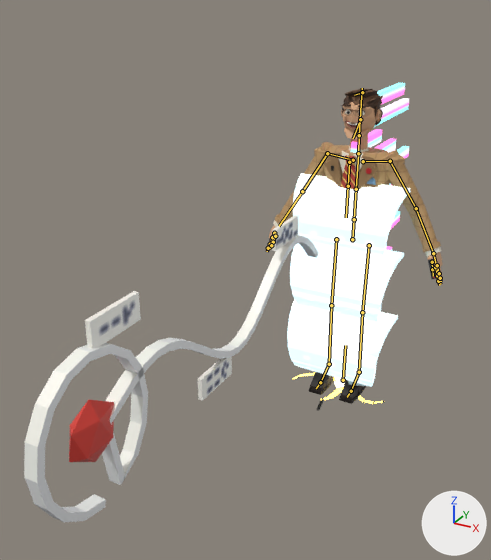
What one commit did to the Blender file art/dale.blend.
Before and after are seen from a 50 mm lens placed at (1.29, -3.68, 2.41), pointed at (-0.23, -0.92, 1.03). The axes (+X, +Y, +Z) are drawn at lower right. The lights are the same throughout. The picture after the commit comes second. The bones that change, and the others that lie on the model, are drawn over the model as lines.

In view in the first picture: 'dale_body', 'fx_cold_front', 'fx_isobar_lasso', 'fx_tape_skip' and 2 more.
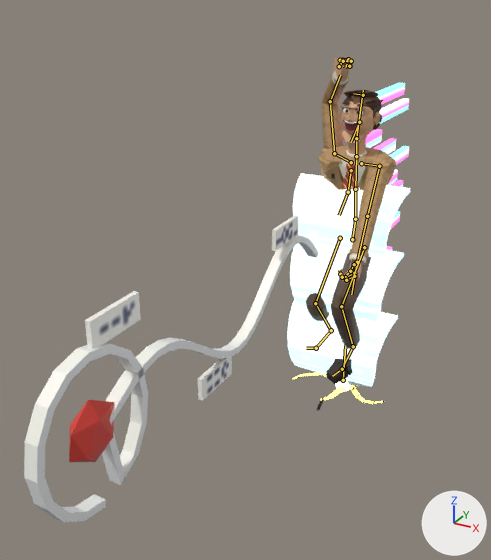
The newer file adds an action. The first version stands in its rest pose; the second is drawn at frame 13 of the action 'Downpour'.

The change in detail:
Bone 'hips' (bone_hips) turns from (0, 0, 0) to (-5, -25, 0) degrees about its own x, y and z.
Bone 'spine' (bone_spine) turns from (0, 0, 0) to (9, -3, 0) degrees about its own x, y and z.
Bone 'chest' (bone_chest) turns from (0, 0, 0) to (8, 37, -3) degrees about its own x, y and z.
Bone 'neck' (bone_neck) turns from (0, 0, 0) to (-15, -23, 8) degrees about its own x, y and z.
Bone 'head' (bone_head) turns from (0, 0, 0) to (-10, 12, 0) degrees about its own x, y and z.
Bone 'jaw' (bone_jaw) turns from (0, 0, 0) to (-14, 0, 0) degrees about its own x, y and z.
Bone 'shoulder.L' (bone_shoulder_l) turns from (0, 0, 0) to (39, -12, 4) degrees about its own x, y and z.
Bone 'thumb.L' (bone_thumb_l) turns from (0, 0, 0) to (0, 0, -11) degrees about its own x, y and z.
Bone 'index.L' (bone_index_l) turns from (0, 0, 0) to (0, 0, -56) degrees about its own x, y and z.
Bone 'index_2.L' (bone_index_2_l) turns from (0, 0, 0) to (0, 0, -62) degrees about its own x, y and z.
Bone 'index_3.L' (bone_index_3_l) turns from (0, 0, 0) to (0, 0, -43) degrees about its own x, y and z.
Bone 'fingers.L' (bone_fingers_l) turns from (0, 0, 0) to (0, 0, -56) degrees about its own x, y and z.
Bone 'fingers_2.L' (bone_fingers_2_l) turns from (0, 0, 0) to (0, 0, -62) degrees about its own x, y and z.
Bone 'fingers_3.L' (bone_fingers_3_l) turns from (0, 0, 0) to (0, 0, -43) degrees about its own x, y and z.
Bone 'shoulder.R' (bone_shoulder_r) turns from (0, 0, 0) to (-40, 2, 7) degrees about its own x, y and z.
Bone 'thumb.R' (bone_thumb_r) turns from (0, 0, 0) to (0, 0, 33) degrees about its own x, y and z.
Bone 'thumb_2.R' (bone_thumb_2_r) turns from (0, 0, 0) to (0, 0, 39) degrees about its own x, y and z.
Bone 'index.R' (bone_index_r) turns from (0, 0, 0) to (0, 0, 90) degrees about its own x, y and z.
Bone 'index_2.R' (bone_index_2_r) turns from (0, 0, 0) to (0, 0, 100) degrees about its own x, y and z.
Bone 'index_3.R' (bone_index_3_r) turns from (0, 0, 0) to (0, 0, 70) degrees about its own x, y and z.
Bone 'fingers.R' (bone_fingers_r) turns from (0, 0, 0) to (0, 0, 90) degrees about its own x, y and z.
Bone 'fingers_2.R' (bone_fingers_2_r) turns from (0, 0, 0) to (0, 0, 100) degrees about its own x, y and z.
Bone 'fingers_3.R' (bone_fingers_3_r) turns from (0, 0, 0) to (0, 0, 70) degrees about its own x, y and z.
Bone 'x_tie' (bone_x_tie) turns from (0, 0, 0) to (-3, 0, -6) degrees about its own x, y and z.
Bone 'x_tie_end' (bone_x_tie_end) turns from (0, 0, 0) to (-5, -1, -12) degrees about its own x, y and z.
Bone 'toe.L' (bone_toe_l) turns from (0, 0, 0) to (0, 1, -15) degrees about its own x, y and z.
Bone 'toe.R' (bone_toe_r) turns from (0, 0, 0) to (-1, 3, -50) degrees about its own x, y and z.
Bone 'ik_hand.L' (bone_ik_hand_l) moves from (0.0, 0.0, 0.0) to (0.246, -0.049, 0.618).
Bone 'ik_hand.L' (bone_ik_hand_l) turns from (0, 0, 0) to (42, -13, -19) degrees about its own x, y and z.
Bone 'ik_foot.L' (bone_ik_foot_l) moves from (0.0, 0.0, 0.0) to (-0.01, 0.042, 0.335).
Bone 'ik_foot.L' (bone_ik_foot_l) turns from (0, 0, 0) to (-21, 7, -13) degrees about its own x, y and z.
Bone 'pole_knee.L' (bone_pole_knee_l) moves from (0.0, 0.0, 0.0) to (0.01, 0.406, 0.233).
Bone 'ik_hand.R' (bone_ik_hand_r) moves from (0.0, 0.0, 0.0) to (-0.02, -1.007, 0.068).
Bone 'ik_hand.R' (bone_ik_hand_r) turns from (0, 0, 0) to (172, -44, 23) degrees about its own x, y and z.
Bone 'ik_foot.R' (bone_ik_foot_r) moves from (0.0, 0.0, 0.0) to (0.021, -0.144, 0.172).
Bone 'ik_foot.R' (bone_ik_foot_r) turns from (0, 0, 0) to (-26, 17, -37) degrees about its own x, y and z.
Bone 'pole_knee.R' (bone_pole_knee_r) moves from (0.0, 0.0, 0.0) to (-0.021, 0.354, 0.129).
Bone 'pole_elbow.R' (bone_pole_elbow_r) moves from (0.0, 0.0, 0.0) to (0.079, 0.408, -0.029).

Pixel boxes (x1, y1, x2, y2) of what changed, in the pictures (491 x 560 px):
'dale_body', posed (49% narrower): before (266, 89, 443, 404); after (306, 57, 396, 384)
bone 'hips', root to tip: before (352, 239) to (354, 219); after (352, 239) to (355, 219)
bone 'spine', root to tip: before (354, 219) to (356, 189); after (355, 219) to (355, 189)
bone 'chest', root to tip: before (356, 189) to (358, 153); after (355, 189) to (356, 156)
bone 'neck', root to tip: before (358, 153) to (359, 135); after (356, 156) to (356, 138)
bone 'head', root to tip: before (359, 135) to (362, 88); after (356, 138) to (363, 90)
bone 'jaw', root to tip: before (360, 119) to (353, 138); after (359, 122) to (351, 142)
bone 'shoulder.L', root to tip: before (363, 161) to (390, 161); after (361, 163) to (379, 166)
bone 'thumb.L', root to tip: before (432, 262) to (432, 269); after (354, 264) to (350, 271)
bone 'index.L', root to tip: before (435, 267) to (437, 276); after (354, 273) to (345, 277)
bone 'index_2.L', root to tip: before (437, 276) to (438, 281); after (345, 277) to (340, 274)
bone 'index_3.L', root to tip: before (438, 281) to (439, 285); after (340, 274) to (339, 270)
bone 'fingers.L', root to tip: before (437, 265) to (439, 273); after (354, 276) to (346, 280)
bone 'fingers_2.L', root to tip: before (439, 273) to (440, 278); after (346, 280) to (342, 277)
bone 'fingers_3.L', root to tip: before (440, 278) to (441, 281); after (342, 277) to (341, 273)
bone 'shoulder.R', root to tip: before (353, 160) to (327, 153); after (351, 162) to (334, 153)
bone 'thumb.R', root to tip: before (274, 233) to (272, 239); after (339, 66) to (343, 60)
bone 'thumb_2.R', root to tip: before (272, 239) to (270, 244); after (343, 60) to (349, 58)
bone 'index.R', root to tip: before (272, 237) to (270, 244); after (340, 60) to (348, 59)
bone 'index_2.R', root to tip: before (270, 244) to (268, 248); after (348, 59) to (347, 65)
bone 'index_3.R', root to tip: before (268, 248) to (267, 251); after (347, 65) to (343, 66)
bone 'fingers.R', root to tip: before (275, 236) to (273, 242); after (343, 61) to (351, 61)
bone 'fingers_2.R', root to tip: before (273, 242) to (271, 245); after (351, 61) to (349, 66)
bone 'fingers_3.R', root to tip: before (271, 245) to (270, 248); after (349, 66) to (345, 67)
bone 'x_tie', root to tip: before (349, 162) to (348, 186); after (351, 170) to (348, 192)
bone 'x_tie_end', root to tip: before (348, 186) to (346, 217); after (348, 192) to (339, 215)
bone 'toe.L', root to tip: before (351, 391) to (347, 397); after (342, 369) to (332, 376)
bone 'toe.R', root to tip: before (320, 382) to (316, 388); after (316, 348) to (306, 348)
